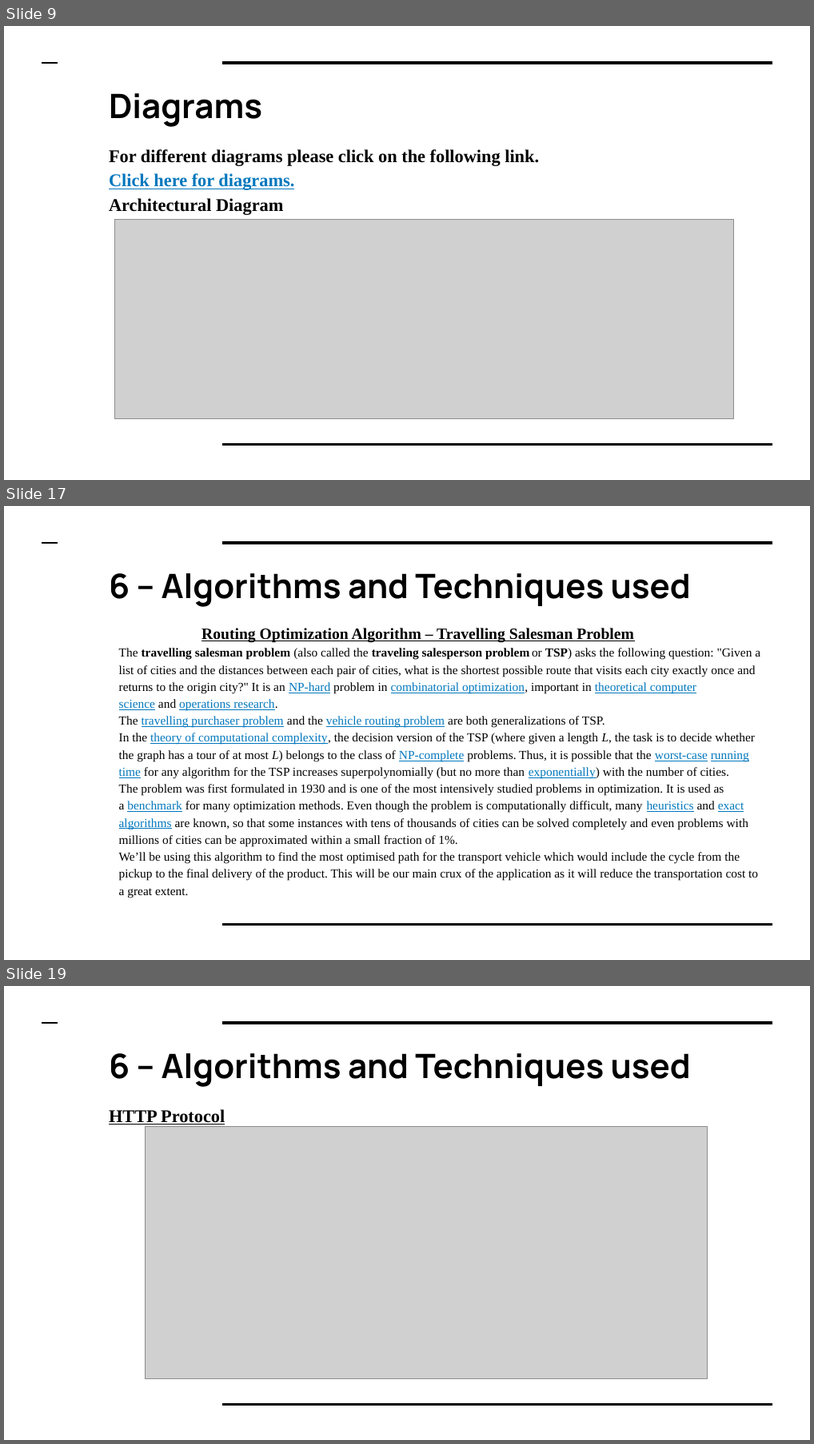
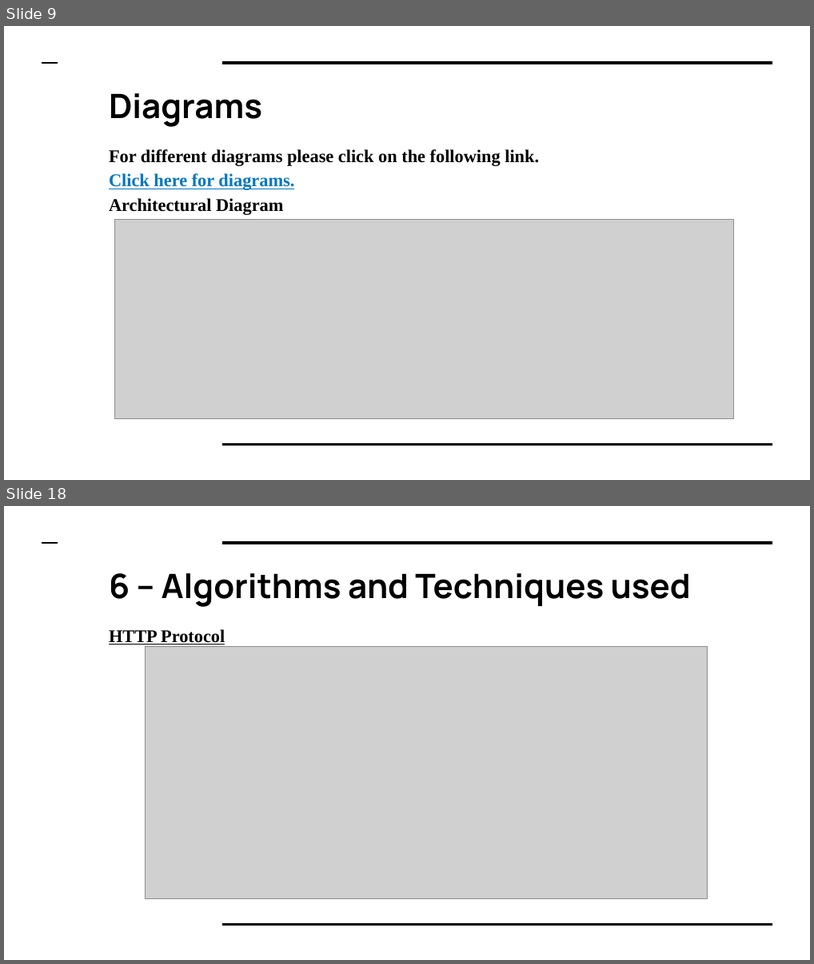
Before and after one commit to meetb007/kissan-bandhu, a slide deck: documents/kisaan Bandhu.pptx. Shown one above the other, each under a label of ours: slides 9, 17 and 19 before the commit, slides 9 and 18 after it; the slides between them are not shown. The pictures are 814x1444 and 814x964 pixels, drawn with LibreOffice and Linux fonts; fonts in the diff are those of the drawing; grey boxes stand for pictures. Boxes give left, top, right and bottom in pixels: in the first picture for what was removed or moved away, otherwise in the second. Text is boxed around its words. In the diff, an @@ line names an element or a change of style, - is before the commit and + after.

Commit message:
FrontEnd | cost calculations

```diff
--- a/documents/kisaan Bandhu.pptx
+++ b/documents/kisaan Bandhu.pptx
@@ slide 17 removed at (x1=4, y1=506, x2=810, y2=960), background #FFFFFF; not listed: 3 template elements that a slide beside it also shows @@
@@ title removed at (x1=109, y1=573, x2=691, y2=607) @@
-6 – Algorithms and Techniques used
@@ text removed at (x1=119, y1=628, x2=761, y2=897) @@
-    Routing Optimization Algorithm – Travelling Salesman Problem
-The travelling salesman problem (also called the traveling salesperson problem or TSP) asks the following question: "Given a list of cities and the distances between each pair of cities, what is the shortest possible route that visits each city exactly once and returns to the origin city?" It is an NP-hard problem in combinatorial optimization, important in theoretical computer science and operations research.
-The travelling purchaser problem and the vehicle routing problem are both generalizations of TSP.
-In the theory of computational complexity, the decision version of the TSP (where given a length L, the task is to decide whether the graph has a tour of at most L) belongs to the class of NP-complete problems. Thus, it is possible that the worst-case running time for any algorithm for the TSP increases superpolynomially (but no more than exponentially) with the number of cities.
-The problem was first formulated in 1930 and is one of the most intensively studied problems in optimization. It is used as a benchmark for many optimization methods. Even though the problem is computationally difficult, many heuristics and exact algorithms are known, so that some instances with tens of thousands of cities can be solved completely and even problems with millions of cities can be approximated within a small fraction of 1%.
-We’ll be using this algorithm to find the most optimised path for the transport vehicle which would include the cycle from the pickup to the final delivery of the product. This will be our main crux of the application as it will reduce the transportation cost to a great extent.
@@ what was slide 19 is now slide 18 @@
```
Also in this commit, not shown: 9 slides changed, 2 slides added, 1 other slide removed, 4 other files.
